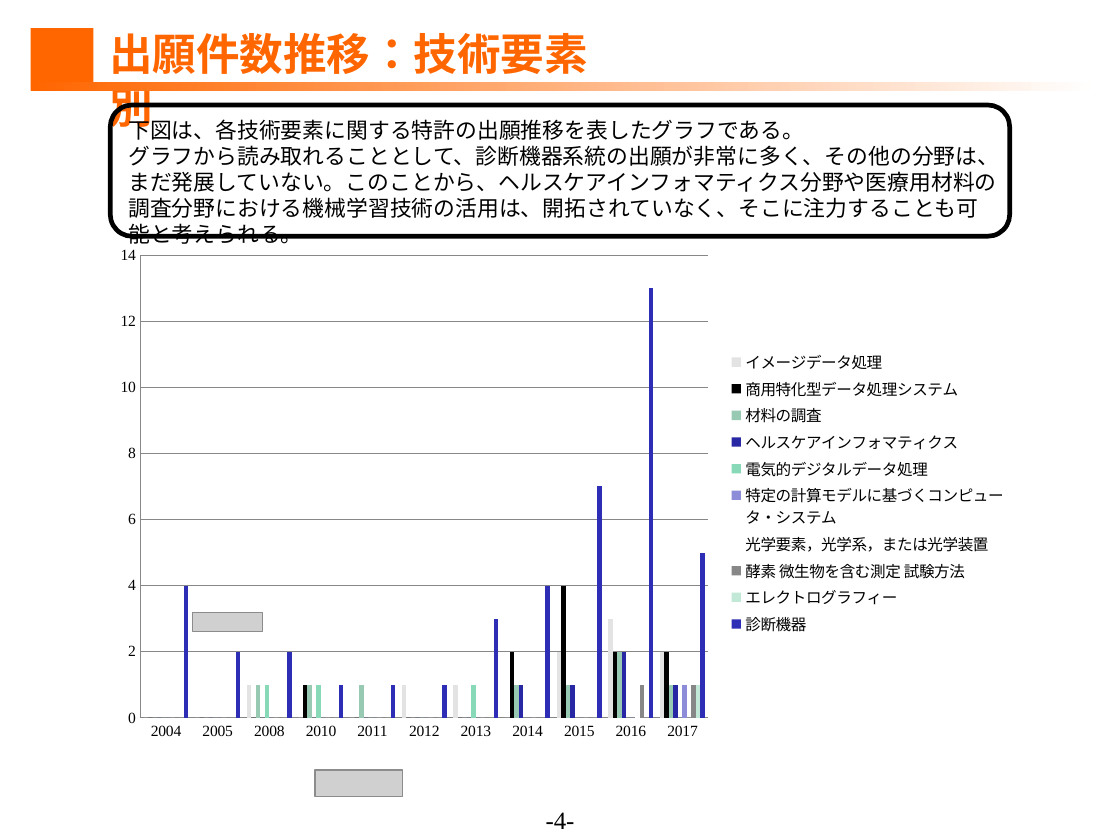
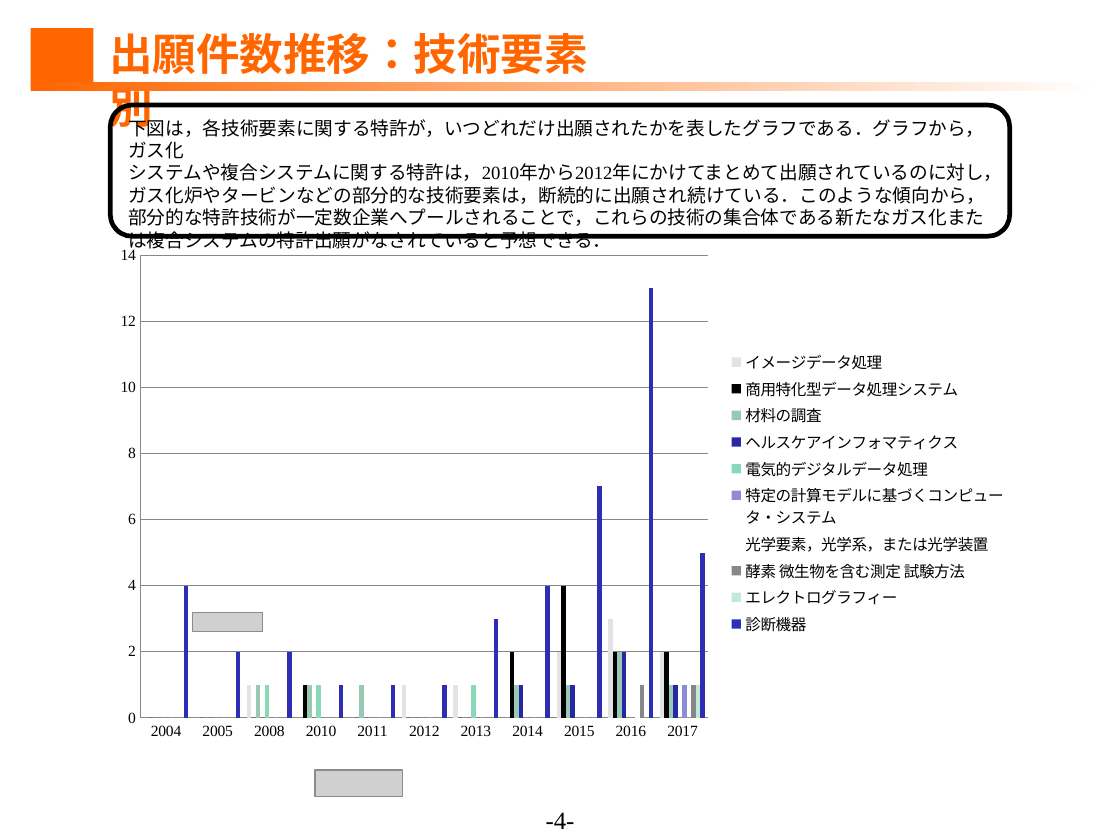
Before and after one commit to ShuDiamonds/JapanesePatentAnalysis, a slide deck: slide 4 of submissions2/1.調査分析.pptx (slide 5 before the commit). Drawn at 1120x840 pixels with LibreOffice and Linux fonts; fonts in the diff are those of the drawing; grey boxes stand for pictures. Boxes give left, top, right and bottom in pixels: in the first picture for what was removed or moved away, otherwise in the second. Text is boxed around its words. In the diff, an @@ line names an element or a change of style, - is before the commit and + after.

```diff
--- a/submissions2/1.調査分析.pptx
+++ b/submissions2/1.調査分析.pptx
@@ text at (128, 116, 1002, 253): text changed; size 14 to 12 pt @@
-下図は、各技術要素に関する特許の出願推移を表したグラフである。
-グラフから読み取れることとして、診断機器系統の出願が非常に多く、その他の分野は、まだ発展していない。このことから、ヘルスケアインフォマティクス分野や医療用材料の調査分野における機械学習技術の活用は、開拓されていなく、そこに注力することも可能と考えられる。
+下図は，各技術要素に関する特許が，いつどれだけ出願されたかを表したグラフである．グラフから，ガス化
+システムや複合システムに関する特許は，2010年から2012年にかけてまとめて出願されているのに対し，ガス化炉やタービンなどの部分的な技術要素は，断続的に出願され続けている．このような傾向から，部分的な特許技術が一定数企業へプールされることで，これらの技術の集合体である新たなガス化または複合システムの特許出願がなされていると予想できる．
```
Also in this commit, not shown: 8 other slides changed, 1 slide removed.
